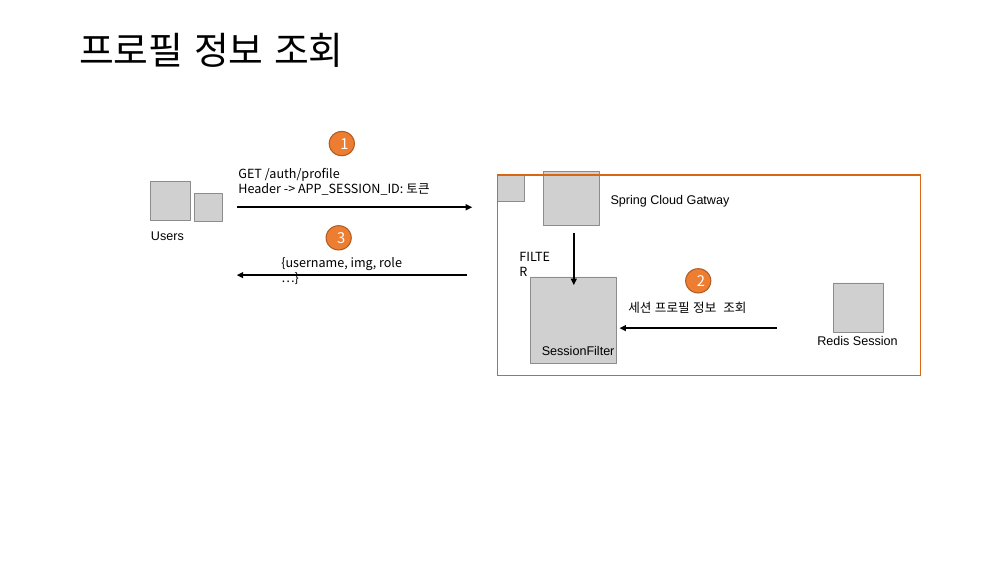
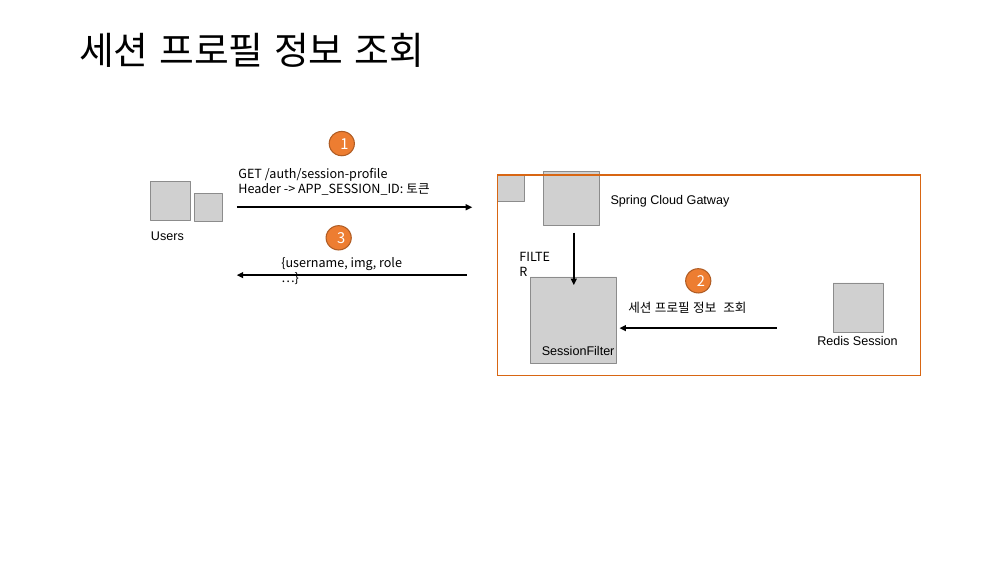
Before and after one commit to kdkcom1234/git2021, a slide deck: slide 11 of 8-msa-cloud/auth/-. 인증, 허가, 세션.pptx. Drawn at 1008x567 pixels with LibreOffice and Linux fonts; fonts in the diff are those of the drawing; grey boxes stand for pictures. Boxes give left, top, right and bottom in pixels: in the first picture for what was removed or moved away, otherwise in the second. Text is boxed around its words. In the diff, an @@ line names an element or a change of style, - is before the commit and + after.

```diff
--- a/8-msa-cloud/auth/-. 인증, 허가, 세션.pptx
+++ b/8-msa-cloud/auth/-. 인증, 허가, 세션.pptx
@@ title at (x1=79, y1=32, x2=424, y2=67): text changed @@
-프로필 정보 조회
+세션 프로필 정보 조회
@@ text at (x1=238, y1=168, x2=388, y2=181): text changed @@
-GET /auth/profile
+GET /auth/session-profile
```
Also in this commit, not shown: 1 slide added.
